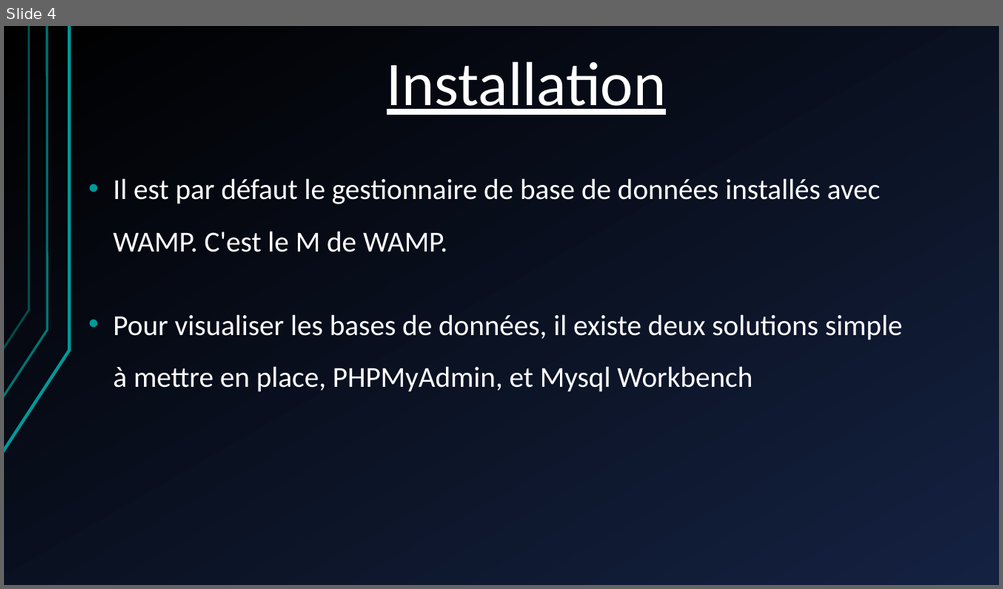
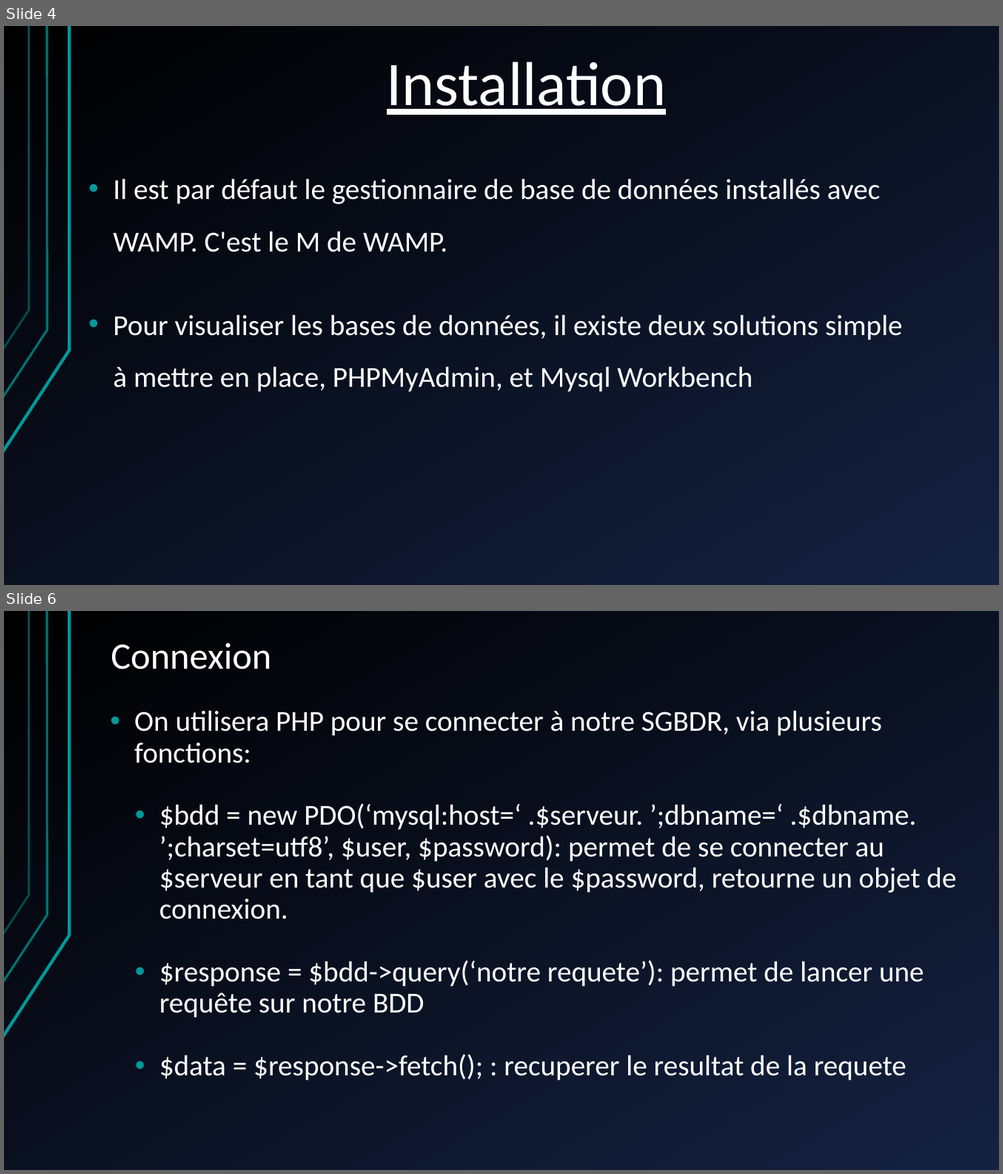
Before and after one commit to shyne99/formation-web, a slide deck: Seance 4 SQL PHP.ppt. Shown one above the other, each under a label of ours: slide 4 before the commit, slides 4 and 6 after it; the slides between them are not shown. The pictures are 1003x589 and 1003x1174 pixels, drawn with LibreOffice and Linux fonts; fonts in the diff are those of the drawing. Boxes give left, top, right and bottom in pixels: in the first picture for what was removed or moved away, otherwise in the second. Text is boxed around its words. In the diff, an @@ line names an element or a change of style, - is before the commit and + after.

Commit message:
Finalisation du PPT de la séance 4 sur MYSQL

```diff
--- a/Seance 4 SQL PHP.ppt
+++ b/Seance 4 SQL PHP.ppt
@@ slide 6 added at box(4, 611, 999, 1170), background gradient #000000 to #142141; not listed: 3 template elements that a slide beside it also shows @@
@@ text added at box(111, 643, 271, 669), 36 pt, text #FFFFFF @@
+Connexion
@@ text added at box(134, 710, 956, 1081), 28 pt, text #FFFFFF @@
+• On utilisera PHP pour se connecter à notre SGBDR, via plusieurs fonctions:
+  • $bdd = new PDO(‘mysql:host=‘ .$serveur. ’;dbname=‘ .$dbname. ’;charset=utf8’, $user, $password): permet de se connecter au $serveur en tant que $user avec le $password, retourne un objet de connexion.
+  • $response = $bdd->query(‘notre requete’): permet de lancer une requête sur notre BDD
+  • $data = $response->fetch(); : recuperer le resultat de la requete
```
Also in this commit, not shown: 4 other slides changed, 17 other slides added, 16 slides removed.
